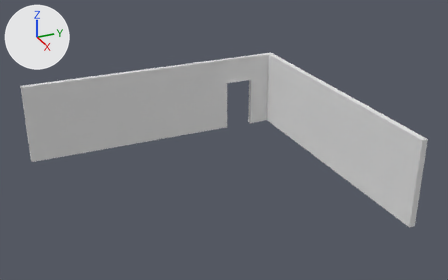
What one commit did to the glTF model assets/room.glb.
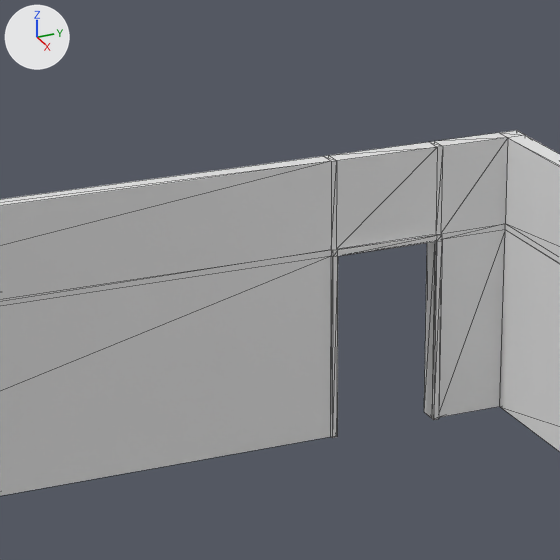
Old and new are each drawn whole from a 50 mm camera at (20.47, -9.78, 10.74) aimed at (2.73, -1.8, 1.87) and again close up on the part from 32% to 63% of the width and 7% to 56% of the height. The lights are fixed; the arrows at upper left show +X, +Y and +Z. The close-ups show mesh edges as thin lines. Where no turn or scale is listed for an object, it has been applied to the vertices.

The first close-up shows 'Walls'.
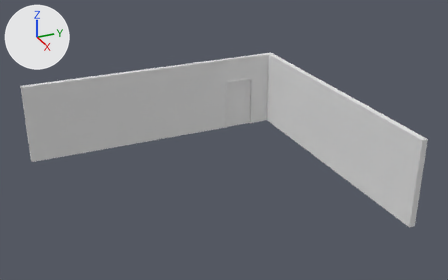
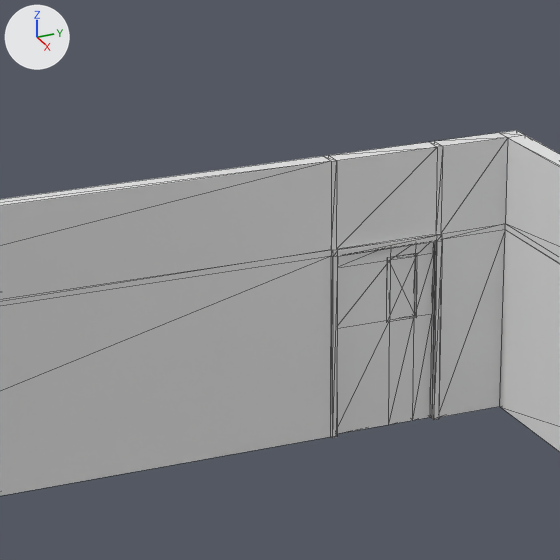
Boxes [x1, y1, x2, y2] around the edits, measured in the close-ups (560 x 560 px):
'Door', added: after [337, 242, 434, 434]
'Door_Window', added: after [390, 256, 415, 320]

The change, as a list of edits to the scene's bpy script:
```text
Add me_cube_020:
    me_cube_020.from_pydata(...)  # a box spanning x -2.234..-2.229, y 1.15..1.498, z 1.176..1.894
Add me_cube_019:
    me_cube_019.from_pydata(...)  # 32 vertices, 64 faces; spans x -2.27..-2.21, y 0.54..1.68, z 0.0..2.03
Add ob_door_window:
    ob_door_window = bpy.data.objects.new('Door_Window', me_cube_020)
    ob_door_window.location = (0.0, 0.0, 0.0)
Add ob_door:
    ob_door = bpy.data.objects.new('Door', me_cube_019)
    ob_door.location = (0.0, 0.0, 0.0)
```
